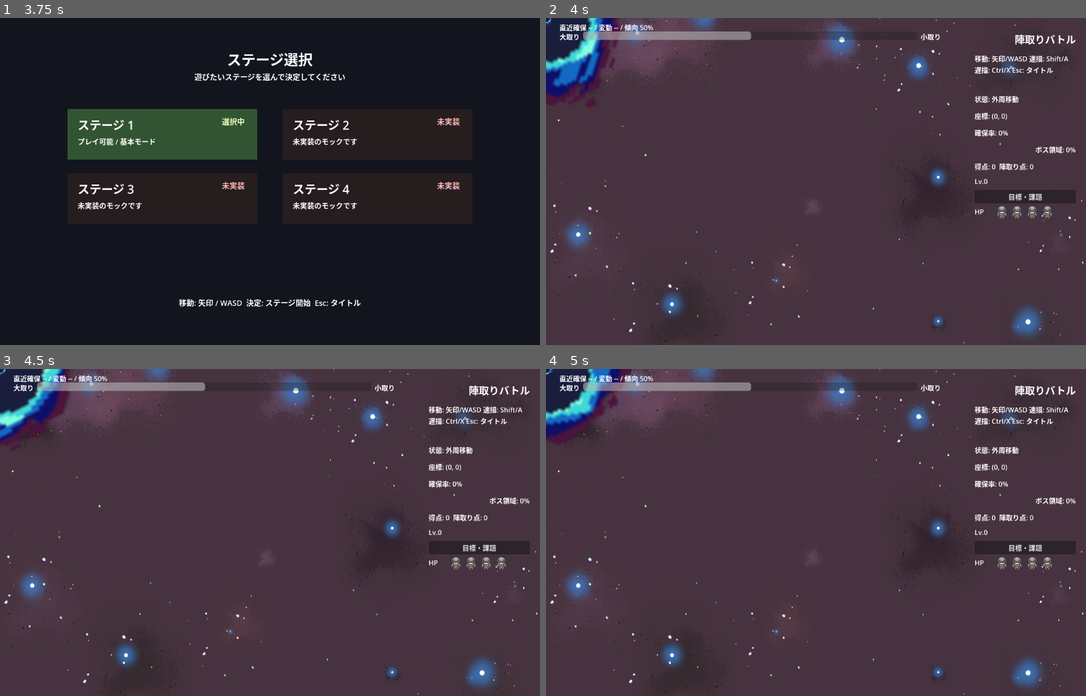
Above: before the commit, frames 1-4 (two rows, left to right).
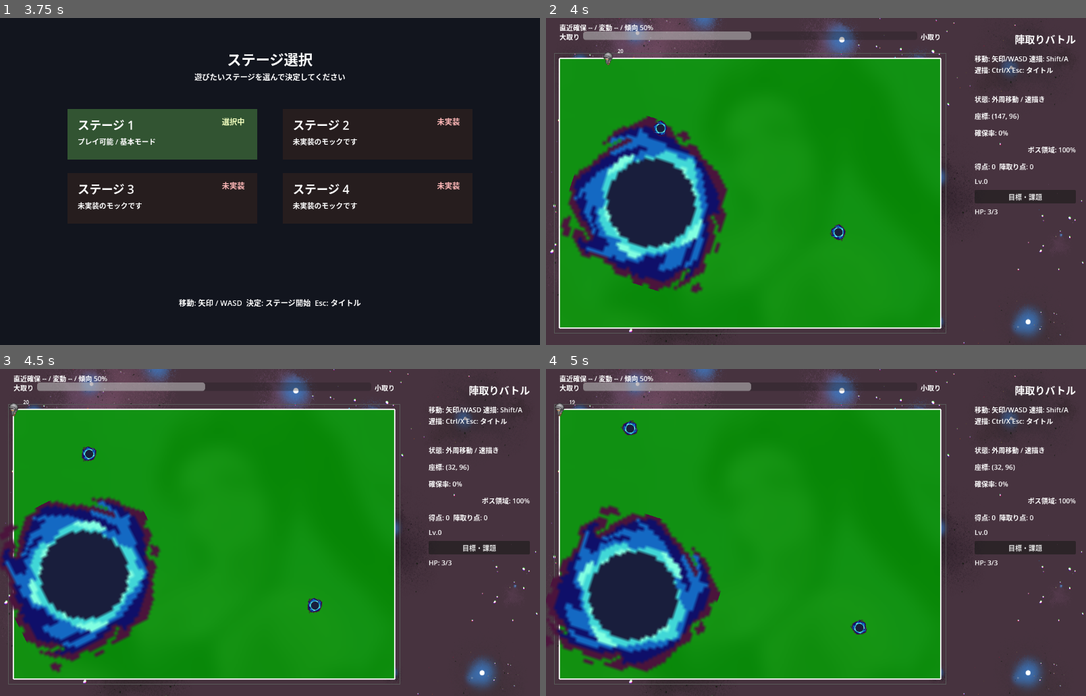
Above: after the commit, the same moments.

Repository: goenc/qix-project
Game: Godot game, scene res://scenes/title_main.tscn
Two runs of this game, one before a commit and one after it. Both use one fixed random seed, a clock stepped at 60 frames per second and the inputs below.
Inputs (mouse positions are in pixels of both pictures, inside the frame that each line leads up to):
- Up to frame 1 (3.75 s): tap Enter (qix_start) at 0.5, 1.25, 1.35, 2, 2.75, 3.5 s; move the mouse to (388, 165) at 0.52 s; hold Right (move_right) 0.53-1.28 s; tap Shift (qix_draw) at 0.6 s; click (388, 165) at 0.67 s; tap Space at 0.77, 1.52, 3.02 s; move the mouse to (162, 197) at 1.27 s; hold Down (move_down) 1.28-2.03 s; click (162, 197) at 1.42 s; move the mouse to (324, 109) at 2.02 s; hold Right (move_right) 2.03-2.78 s; tap Ctrl at 2.1 s; click (324, 109) at 2.17 s; move the mouse to (243, 246) at 2.77 s; hold Up (move_up) 2.78-3.53 s; tap 1 at 2.85 s; click (243, 246) at 2.92 s; move the mouse to (432, 230) at 3.52 s; hold Left (move_left) from 3.53 s (still down); tap 2 at 3.6 s; click (432, 230) at 3.67 s
- Up to frame 2 (4 s): keep holding Left (move_left); tap Space at 3.77 s
- Up to frame 3 (4.5 s): keep holding Left (move_left); move the mouse to (108, 483) at 4.27 s; tap 3 at 4.35 s; click (108, 483) at 4.42 s
- Up to frame 4 (5 s): keep holding Left (move_left); tap Space at 4.52 s

Frame 1 is identical in both runs. In frame 2, 61% of the frame differs, in the area x 0-98%, y 0-97%; in frame 3, 61%; in frame 4, 61%.
Error before the commit: Parse Error: Cannot infer the type of "children" variable because the value doesn't have a set type. (res://scripts/game/services/base_main_hud_service.gd:137)

Commit message:
Revert "HP表示を下向きキャラクター4枚に変更"
This reverts commit a78991db4348b728b6961079bb3c46278f95bc48.

Diff:
--- a/scenes/base_main.tscn
+++ b/scenes/base_main.tscn
@@ -1,15 +1,10 @@
-[gd_scene load_steps=7 format=3]
+[gd_scene load_steps=6 format=3]
 
 [ext_resource type="Script" path="res://scripts/game/base_main.gd" id="1_script"]
 [ext_resource type="PackedScene" path="res://scenes/player/base_player.tscn" id="2_player_scene"]
 [ext_resource type="PackedScene" path="res://scenes/enemy/bbos.tscn" id="3_bbos_scene"]
 [ext_resource type="PackedScene" path="res://scenes/enemy/minor_enemy.tscn" id="4_minor_enemy_scene"]
 [ext_resource type="Texture2D" path="res://assets/backgrounds/common/game_background_1280x720.png" id="5_background"]
-[ext_resource type="Texture2D" path="res://assets/player/Soldier 01-1.png" id="6_hp_icon_texture"]
-
-[sub_resource type="AtlasTexture" id="AtlasTexture_hp_down"]
-atlas = ExtResource("6_hp_icon_texture")
-region = Rect2(32, 0, 32, 32)
 
 [node name="BaseMain" type="Node2D"]
 script = ExtResource("1_script")
@@ -179,45 +174,9 @@
 anchor_right = 1.0
 offset_left = -264.0
 offset_top = 448.0
-offset_right = -224.0
+offset_right = -24.0
 offset_bottom = 476.0
-text = "HP"
-
-[node name="HpIconContainer" type="Control" parent="Ui/Root"]
-anchor_left = 1.0
-anchor_right = 1.0
-offset_left = -216.0
-offset_top = 444.0
-offset_right = -24.0
-offset_bottom = 476.0
-mouse_filter = 2
-
-[node name="HpIcon1" type="TextureRect" parent="Ui/Root/HpIconContainer"]
-offset_right = 32.0
-offset_bottom = 32.0
-mouse_filter = 2
-texture = SubResource("AtlasTexture_hp_down")
-
-[node name="HpIcon2" type="TextureRect" parent="Ui/Root/HpIconContainer"]
-offset_left = 36.0
-offset_right = 68.0
-offset_bottom = 32.0
-mouse_filter = 2
-texture = SubResource("AtlasTexture_hp_down")
-
-[node name="HpIcon3" type="TextureRect" parent="Ui/Root/HpIconContainer"]
-offset_left = 72.0
-offset_right = 104.0
-offset_bottom = 32.0
-mouse_filter = 2
-texture = SubResource("AtlasTexture_hp_down")
-
-[node name="HpIcon4" type="TextureRect" parent="Ui/Root/HpIconContainer"]
-offset_left = 108.0
-offset_right = 140.0
-offset_bottom = 32.0
-mouse_filter = 2
-texture = SubResource("AtlasTexture_hp_down")
+text = "HP: 3/3"
 
 [node name="ResultLabel" type="Label" parent="Ui/Root"]
 anchor_left = 1.0
--- a/scripts/game/base_main.gd
+++ b/scripts/game/base_main.gd
@@ -64,7 +64,6 @@
 @onready var detail_quest_label: Label = $Ui/Root/ObjectivesQuestDetailOverlay/DetailQuestLabel
 @onready var detail_close_button: Button = $Ui/Root/ObjectivesQuestDetailOverlay/DetailCloseButton
 @onready var hp_label: Label = $Ui/Root/HpLabel
-@onready var hp_icon_container: Control = $Ui/Root/HpIconContainer
 @onready var result_label: Label = $Ui/Root/ResultLabel
 @onready var upgrade_overlay: Control = $Ui/Root/UpgradeOverlay
 @onready var upgrade_title_label: Label = $Ui/Root/UpgradeOverlay/UpgradeTitleLabel
--- a/scripts/game/services/base_main_hud_service.gd
+++ b/scripts/game/services/base_main_hud_service.gd
@@ -103,56 +103,18 @@
 	if _main == null or !is_instance_valid(_main.hp_label):
 		return
 
-	_main.hp_label.text = "HP"
-	if !is_instance_valid(_main.hp_icon_container):
-		return
-
 	if !is_instance_valid(_main.base_player):
-		_set_hp_icons_visible(false)
-		return
-
-	if !_main.base_player.has_method("get_current_hp") or !_main.base_player.has_method("get_max_hp"):
-		_set_hp_icons_visible(false)
-		return
-
-	_set_hp_icons(
-		int(_main.base_player.get_current_hp()),
-		int(_main.base_player.get_max_hp())
-	)
-
-
-func _set_hp_icons_visible(visible: bool) -> void:
-	if _main == null or !is_instance_valid(_main.hp_icon_container):
-		return
-	_main.hp_icon_container.visible = visible
-	for child in _main.hp_icon_container.get_children():
-		if child is CanvasItem:
-			(child as CanvasItem).visible = visible
-
-
-func _set_hp_icons(current_hp: int, max_hp: int) -> void:
-	if _main == null or !is_instance_valid(_main.hp_icon_container):
-		return
-
-	var children := _main.hp_icon_container.get_children()
-	if children.is_empty():
-		_main.hp_icon_container.visible = false
-		return
-
-	var safe_max_hp := maxi(0, max_hp)
-	var safe_current_hp := clampi(current_hp, 0, safe_max_hp)
-	_main.hp_icon_container.visible = true
-	for index in range(children.size()):
-		var child := children[index]
-		if !(child is CanvasItem):
-			continue
-		var icon := child as CanvasItem
-		var icon_visible := index < safe_max_hp
-		icon.visible = icon_visible
-		if !icon_visible:
-			continue
-		var alpha := 1.0 if index < safe_current_hp else 0.35
-		icon.modulate = Color(1.0, 1.0, 1.0, alpha)
+		_main.hp_label.text = "HP: -/-"
+		return
+
+	if _main.base_player.has_method("get_current_hp") and _main.base_player.has_method("get_max_hp"):
+		_main.hp_label.text = "HP: %d/%d" % [
+			_main.base_player.get_current_hp(),
+			_main.base_player.get_max_hp()
+		]
+		return
+
+	_main.hp_label.text = "HP: -/-"
 
 
 func sync_status(status: Dictionary) -> void:
